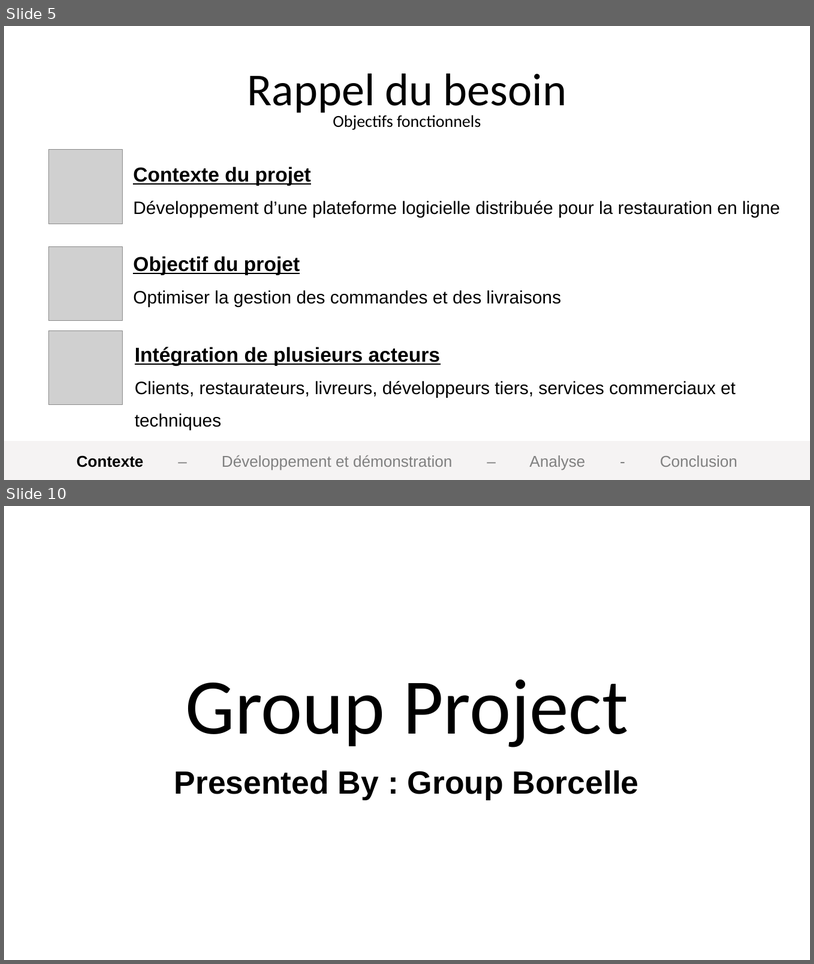
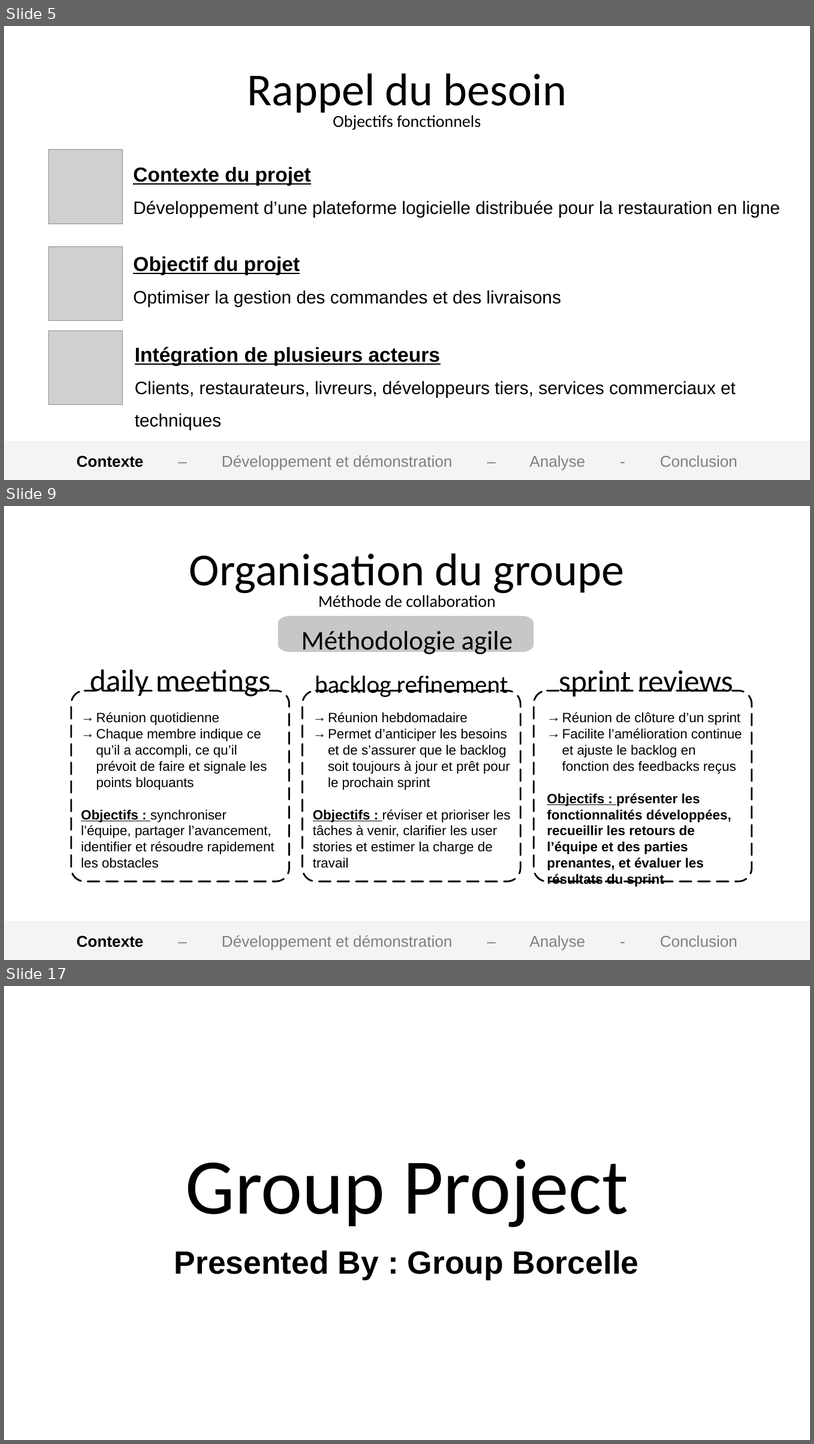
Before and after one commit to omar-sdt/CES-eat, a slide deck: docs/Présentation CES'eat.pptx. Shown one above the other, each under a label of ours: slides 5 and 10 before the commit, slides 5, 9 and 17 after it; the slides between them are not shown. The pictures are 814x964 and 814x1444 pixels, drawn with LibreOffice and Linux fonts; fonts in the diff are those of the drawing; grey boxes stand for pictures; background and template pictures are left out. Boxes give left, top, right and bottom in pixels: in the first picture for what was removed or moved away, otherwise in the second. Text is boxed around its words. In the diff, an @@ line names an element or a change of style, - is before the commit and + after.

Commit message:
Finish Context part

```diff
--- a/docs/Présentation CES'eat.pptx
+++ b/docs/Présentation CES'eat.pptx
@@ slide 9 added at box(4, 506, 810, 960), background picture (left out) @@
@@ text added at box(189, 553, 625, 596), 81.7 pt, text #000000 @@
+Organisation du groupe
@@ text added at box(318, 595, 495, 607), 30 pt, text #000000 @@
+Méthode de collaboration
@@ freeform shape added at box(278, 616, 534, 652), fill #C6C7C9 @@
@@ text added at box(302, 631, 513, 656), 48 pt, text #000000 @@
+Méthodologie agile
@@ text added at box(90, 669, 270, 696), 55 pt, text #000000 @@
+daily meetings
@@ text added at box(315, 675, 509, 697), 44 pt, text #000000 @@
+backlog refinement
@@ text added at box(559, 670, 734, 697), 55 pt, text #000000 @@
+sprint reviews
@@ freeform shape added at box(71, 690, 290, 881), fill #FFFFFF, outline #000000 3 pt dashed @@
@@ freeform shape added at box(302, 690, 521, 881), fill #FFFFFF, outline #000000 3 pt dashed @@
@@ freeform shape added at box(534, 690, 752, 881), fill #FFFFFF, outline #000000 3 pt dashed @@
@@ text added at box(81, 712, 275, 868), 24 pt, text #000000 @@
+→ Réunion quotidienne
+→ Chaque membre indique ce qu’il a accompli, ce qu’il prévoit de faire et signale les points bloquants
+Objectifs : synchroniser l’équipe, partager l’avancement, identifier et résoudre rapidement les obstacles
@@ text added at box(313, 712, 511, 868), 24 pt, text #000000 @@
+→ Réunion hebdomadaire
+→ Permet d’anticiper les besoins et de s’assurer que le backlog soit toujours à jour et prêt pour le prochain sprint
+Objectifs : réviser et prioriser les tâches à venir, clarifier les user stories et estimer la charge de travail
@@ text added at box(547, 712, 743, 870), 24 pt, text #000000, bold @@
+→ Réunion de clôture d’un sprint
+→ Facilite l’amélioration continue et ajuste le backlog en fonction des feedbacks reçus
+Objectifs : présenter les fonctionnalités développées, recueillir les retours de l’équipe et des parties prenantes, et évaluer les résultats du sprint
@@ rectangle added at box(4, 921, 810, 960), fill #F5F3F3, outline #F5F3F3 2 pt @@
@@ text added at box(77, 935, 738, 949), 28 pt, text #808080 @@
+Contexte – Développement et démonstration – Analyse - Conclusion
@@ what was slide 10 is now slide 17 @@
```
Also in this commit, not shown: 4 slides changed, 6 other slides added.
